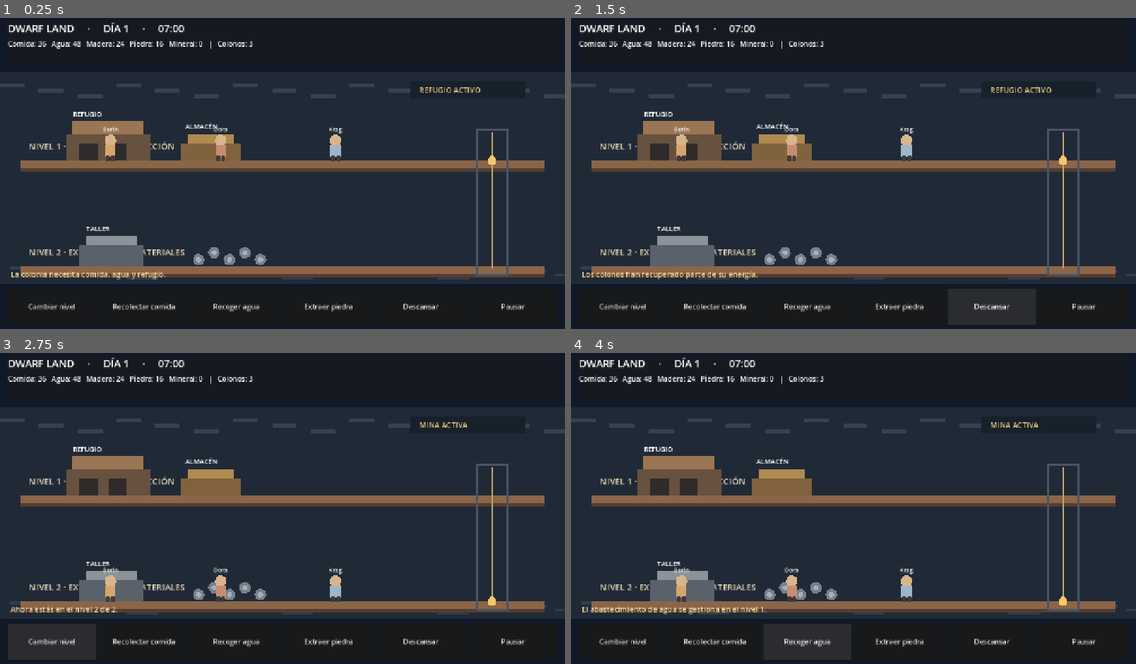
Above: before the commit, frames 1-4 (two rows, left to right).
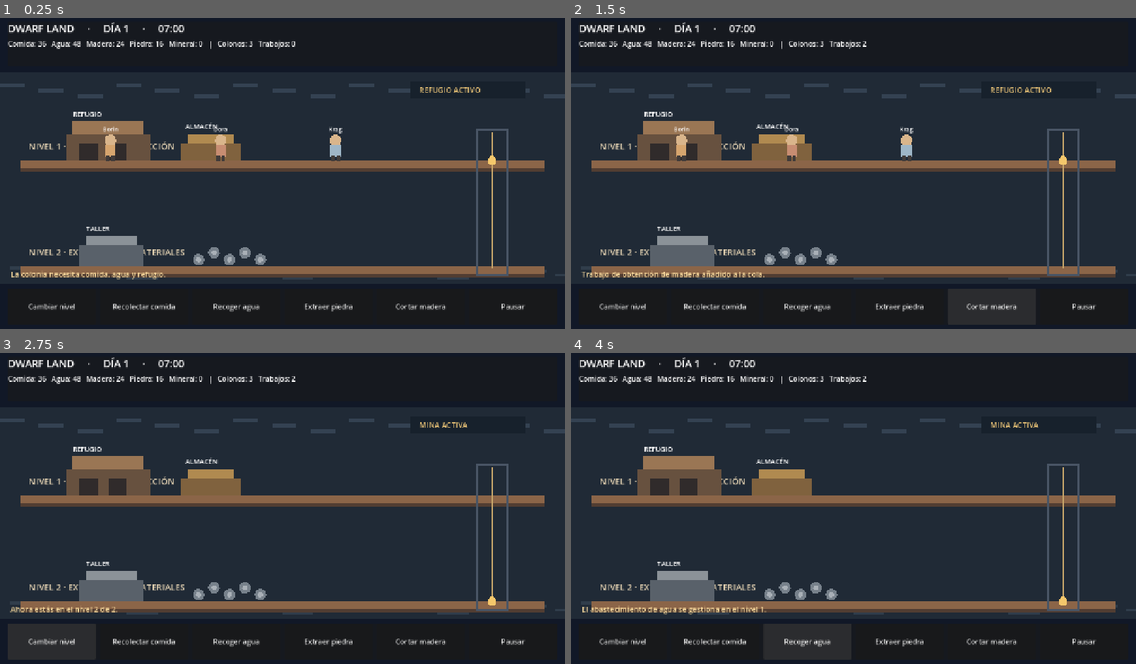
Above: after the commit, the same moments.

Repository: black-cuba/Dwarf-Land
Game: Godot game, scene res://scenes/main.tscn
Same seed, same stepped clock (60 frames per second), same inputs: the game is played once before the commit and once after it.
Inputs (mouse positions are in pixels of both pictures, inside the frame that each line leads up to):
- Up to frame 1 (0.25 s): no input
- Up to frame 2 (1.5 s): click (989, 307) at 0.5 s, where only the run before the commit has a clickable "Descansar"; click (989, 307) at 1.25 s, where only the run after the commit has a clickable "Cortar madera"
- Up to frame 3 (2.75 s): click "Cambiar nivel" at 2 s
- Up to frame 4 (4 s): click "Recolectar comida" at 2.75 s; click "Recoger agua" at 3.5 s

The runs differ from the first frame. In frame 1, 0.2% of the frame differs, in the area x 45-79%, y 7-94%; in frame 2, 0.6%; in frame 3, 0.7%, in the area x 18-79%, y 7-94%; in frame 4, 0.7%.

Commit message:
Expose autonomous wood gathering and show workers on their current level

Diff:
--- a/scripts/game.gd
+++ b/scripts/game.gd
@@ -29,7 +29,7 @@
 		return
 
 	tick_timer += delta
-	if tick_timer >= TICK_SECONDS:
+	while tick_timer >= TICK_SECONDS:
 		tick_timer -= TICK_SECONDS
 		simulation.advance_hour()
 		queue_redraw()
@@ -97,8 +97,11 @@
 		if not colonist.alive:
 			continue
 
+		var colonist_floor_y := 330.0 if colonist.current_level == 0 else 570.0
+		if colonist.current_level != simulation.active_level:
+			continue
 		var px := worker_positions[i % worker_positions.size()]
-		var py := floor_y - 24.0
+		var py := colonist_floor_y - 24.0
 		draw_circle(Vector2(px, py - 22), 13, Color("#d9b58b"))
 		draw_rect(Rect2(px - 12, py - 12, 24, 27), body_colors[i % body_colors.size()])
 		draw_rect(Rect2(px - 10, py + 13, 8, 12), Color("#403b3a"))
@@ -150,7 +153,7 @@
 	_add_button(row, "Recolectar comida", _gather_food)
 	_add_button(row, "Recoger agua", _gather_water)
 	_add_button(row, "Extraer piedra", _mine_stone)
-	_add_button(row, "Descansar", _rest_colonists)
+	_add_button(row, "Cortar madera", _gather_wood)
 	_add_button(row, "Pausar", _toggle_pause)
 
 	message_label = Label.new()
@@ -180,10 +183,11 @@
 	var wood := simulation.inventory.get_amount(&"wood")
 	var stone := simulation.inventory.get_amount(&"stone")
 	var ore := simulation.inventory.get_amount(&"ore")
+	var active_orders := simulation.scheduler.get_active_orders_snapshot().size()
 
 	title_label.text = "DWARF LAND     ·     DÍA %d     ·     %02d:00" % [simulation.day, simulation.hour]
-	status_label.text = "Comida: %d   Agua: %d   Madera: %d   Piedra: %d   Mineral: %d   |   Colonos: %d" % [
-		food, water, wood, stone, ore, simulation.get_living_colonist_count()
+	status_label.text = "Comida: %d   Agua: %d   Madera: %d   Piedra: %d   Mineral: %d   |   Colonos: %d   Trabajos: %d" % [
+		food, water, wood, stone, ore, simulation.get_living_colonist_count(), active_orders
 	]
 	message_label.text = message
 
@@ -247,10 +251,16 @@
 	_refresh_interface()
 
 
-func _rest_colonists() -> void:
-	for colonist in simulation.colonists:
-		colonist.rest(2.0)
-	message = "Los colonos han recuperado parte de su energía."
+func _gather_wood() -> void:
+	if simulation.active_level != 0:
+		message = "La tala y preparación de madera se gestiona en el nivel 1."
+		_refresh_interface()
+		return
+
+	if simulation.queue_work(&"wood", 3):
+		message = "Trabajo de obtención de madera añadido a la cola."
+	else:
+		message = "No se pudo crear el trabajo de madera."
 	_refresh_interface()
 
 
